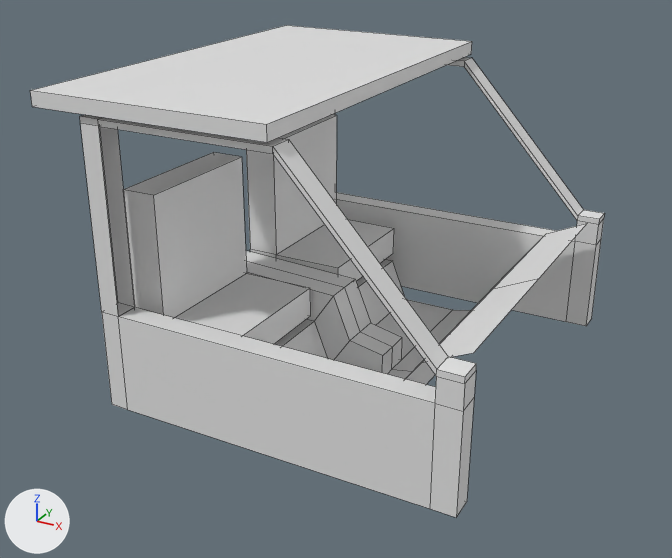
Renders of the Blender file SourceAssets/Vehicles/ElpWhip/ElpWhip_Mesh.blend from each side of a commit.
Both versions are drawn from a 50 mm lens placed at (10.95, -15.81, 8.06), pointed at (2.62, -0.66, 0.48). The axes (+X, +Y, +Z) are drawn at lower left. The lights are the same throughout. The first picture is the older version. Mesh edges are drawn as thin lines.

Script lines for the objects in view, before the commit:
```python
me_cube = bpy.data.meshes.new('Cube')
me_cube.from_pydata(...)  # 181 vertices, 166 faces; spans x -1.47..6.75, y -4.24..4.24, z -1.89..4.56
me_cube.materials.append(mat_material)  # white #e7e7e7
ob_cube = bpy.data.objects.new('Cube', me_cube)
ob_cube.location = (0.0, 0.0, 0.0)
```
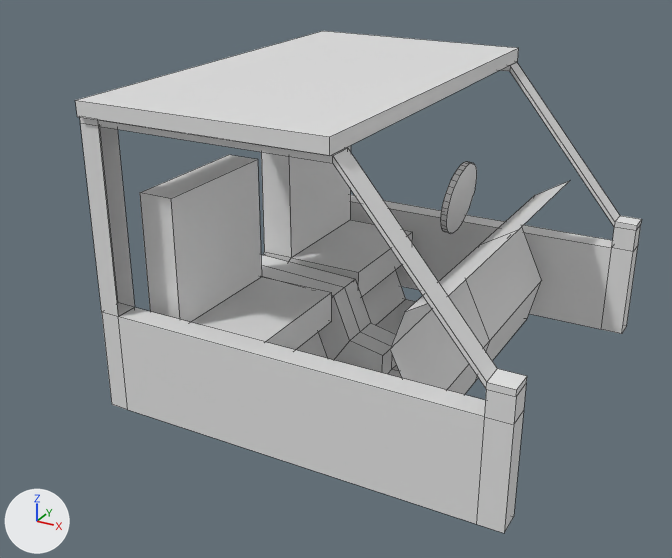
The change, as a list of edits to the scene's bpy script:
```text
Change me_cube:
    used by ob_cube; location = (0.0, 0.0, 0.0)
    remove me_cube.from_pydata(...)  # 181 vertices, 166 faces; spans x -1.47..6.75, y -4.24..4.24, z -1.89..4.56
    add me_cube.from_pydata(...)  # 248 vertices, 202 faces; spans x -1.0..7.55, y -4.24..4.24, z -1.89..4.51
    me_cube part 1: a new loose piece of 64 vertices spanning x 3.89..4.25, y 1.4..2.97, z 0.81..2.39, in mat_material (white #e7e7e7)
    me_cube part 2
    2 faces are deleted
    16 vertices in x -0.35..0.35, y -3.37..3.48, z 0.1..2.69 move by (0.39, 0.0, 0.0)
    16 vertices in x 6.75, y -4.13..4.21, z -1.52..1.09 move by (0.8, 0.0, 0.0)
    16 vertices in x 6.28, y -4.13..4.21, z -1.52..1.09 move by (0.81, 0.0, 0.0)
    8 vertices in x 1.95, y -3.37..3.48, z -0.55..0.1 move by (0.5, 0.0, 0.0)
    8 vertices in x 3.43, y -4.13..4.21, z 4.08..4.2 move by (1.05, 0.0, 0.0)
    3 vertices in x 4.62, y -3.34..3.41, z -1.49 move by (0.83, 0.0, 0.0)
    17 vertices move from x -1.47..6.57, y -4.24..4.24, z -0.46..4.56 to x -0.44..6.11, y -4.24..4.24, z -0.46..4.51
    3 vertices are added at (5.36, -3.34, 1.51), (5.36, 3.41, 1.51), (5.36, 0.03, 1.51)
    4 new faces join them
```

Boxes [x1, y1, x2, y2] around the edits, measured in the pictures (672 x 558 px; the box of a moved part takes in the faces that stretch with it):
'Cube', reshaped
    before: [30, 25, 604, 517]
    after: [75, 31, 642, 533]
part 1 of me_cube, added
    after: [440, 162, 477, 234]
part 2 of me_cube, moved or reshaped
    before: [30, 25, 604, 517]
    after: [75, 31, 642, 533]
